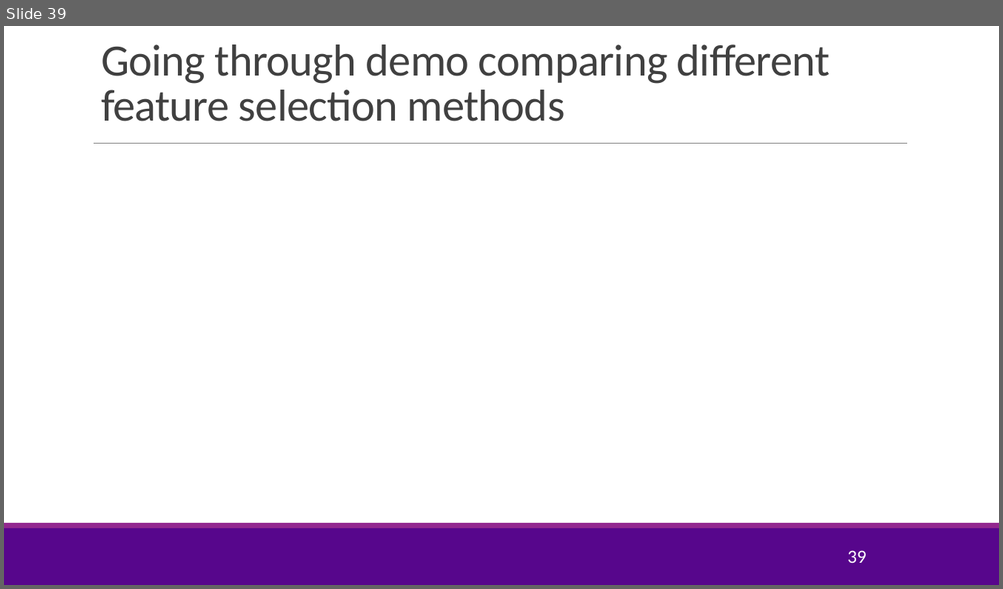
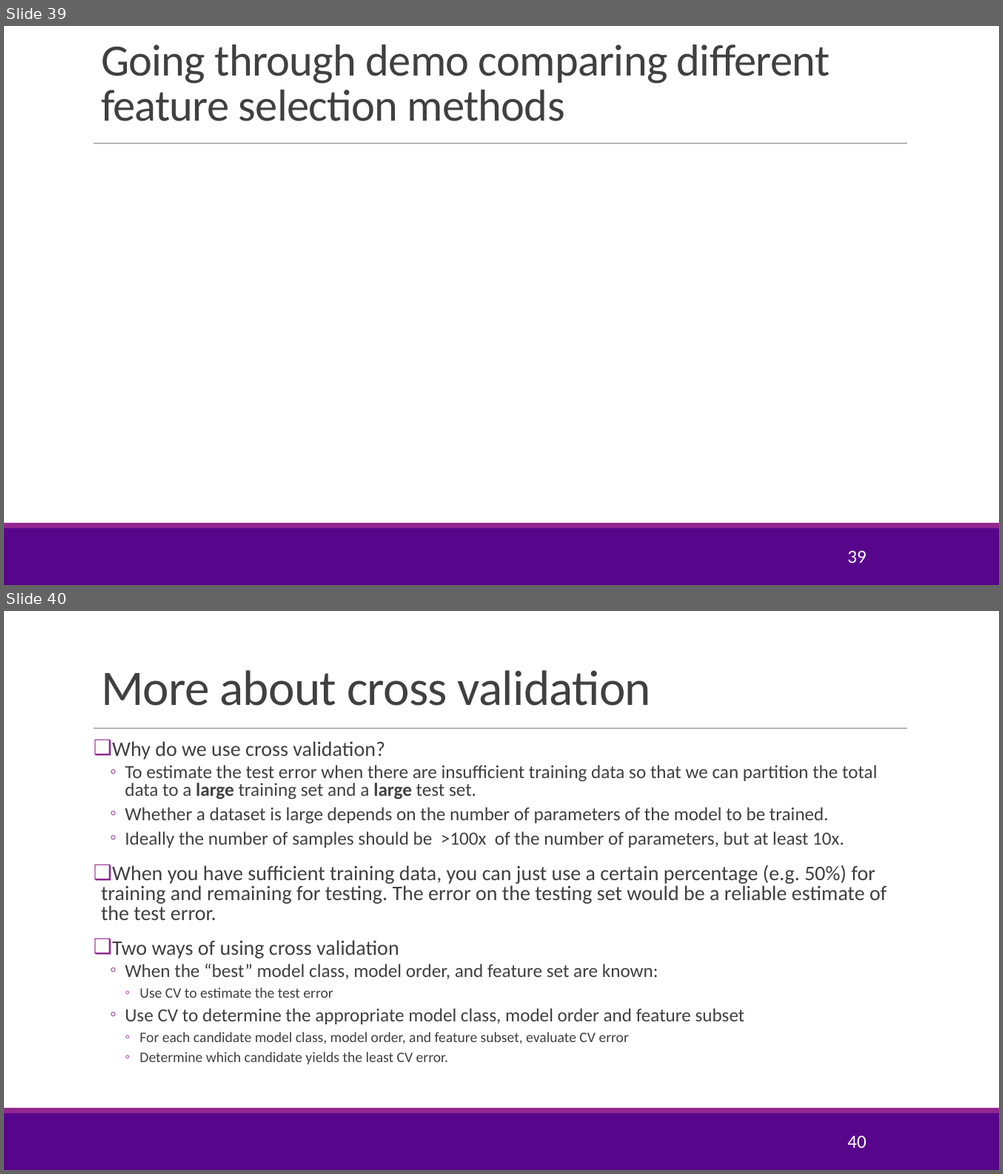
Before and after one commit to joshzzl/introml, a slide deck: lectures/Lect05_Lasso.pptx. Shown one above the other, each under a label of ours: slide 39 before the commit, slides 39 and 40 after it. The pictures are 1003x589 and 1003x1174 pixels, drawn with LibreOffice and Linux fonts; fonts in the diff are those of the drawing; background and template pictures are left out. Boxes give left, top, right and bottom in pixels: in the first picture for what was removed or moved away, otherwise in the second. Text is boxed around its words. In the diff, an @@ line names an element or a change of style, - is before the commit and + after.

```diff
--- a/lectures/Lect05_Lasso.pptx
+++ b/lectures/Lect05_Lasso.pptx
@@ slide 40 added at [4, 611, 999, 1170], background #FFFFFF; not listed: 3 template elements that a slide beside it also shows @@
@@ title added at [101, 670, 651, 706], 48 pt, text #404040 @@
+More about cross validation
@@ text added at [101, 741, 886, 1065], 18 pt, text #404040 @@
+❑ Why do we use cross validation?
+  ◦ To estimate the test error when there are insufficient training data so that we can partition the total data to a large training set and a large test set.
+  ◦ Whether a dataset is large depends on the number of parameters of the model to be trained.
+  ◦ Ideally the number of samples should be >100x of the number of parameters, but at least 10x.
+❑ When you have sufficient training data, you can just use a certain percentage (e.g. 50%) for training and remaining for testing. The error on the testing set would be a reliable estimate of the test error.
+❑ Two ways of using cross validation
+  ◦ When the “best” model class, model order, and feature set are known:
+    ◦ Use CV to estimate the test error
+  ◦ Use CV to determine the appropriate model class, model order and feature subset
+    ◦ For each candidate model class, model order, and feature subset, evaluate CV error
+    ◦ Determine which candidate yields the least CV error.
@@ page number added at [847, 1136, 866, 1148], 18 pt, text #FFFFFF @@
+40
```
Also in this commit, not shown: 1 slide changed, 1 other slide added, 1 other file.
